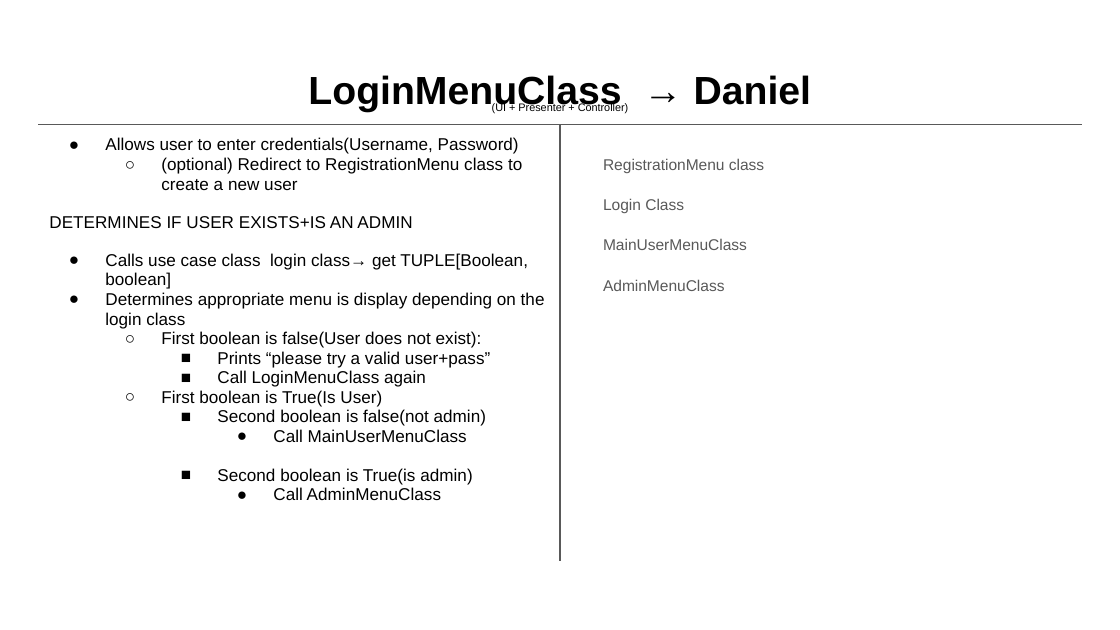
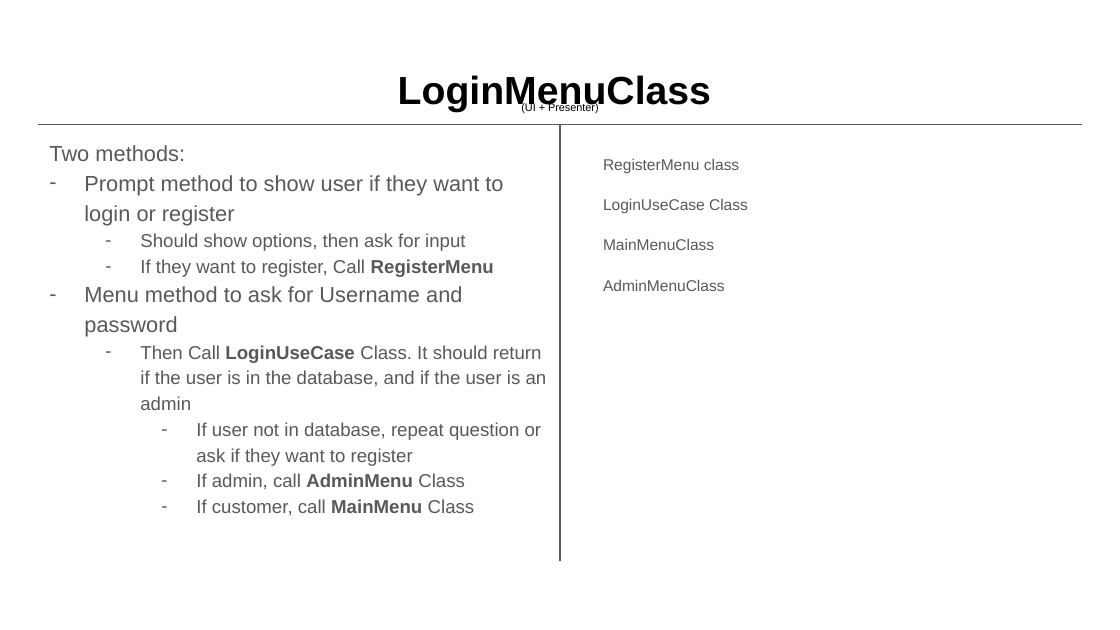
Before and after one commit to hud9925/FlightManager, a slide deck: slide 3 of phase0/CRC Model.pptx. Drawn at 1120x630 pixels with LibreOffice and Linux fonts; fonts in the diff are those of the drawing. Boxes give left, top, right and bottom in pixels: in the first picture for what was removed or moved away, otherwise in the second. Text is boxed around its words. In the diff, an @@ line names an element or a change of style, - is before the commit and + after.

```diff
--- a/phase0/CRC Model.pptx
+++ b/phase0/CRC Model.pptx
@@ title at box(398, 75, 711, 112): text changed @@
-LoginMenuClass → Daniel
+LoginMenuClass
@@ text at box(521, 103, 599, 114): text changed @@
-(UI + Presenter + Controller)
+(UI + Presenter)
@@ text at box(49, 145, 547, 516): text changed; size 11 to 12 pt; text colour #000000 to #595959 @@
-● Allows user to enter credentials(Username, Password)
-  ○ (optional) Redirect to RegistrationMenu class to create a new user
-DETERMINES IF USER EXISTS+IS AN ADMIN
-● Calls use case class login class→ get TUPLE[Boolean, boolean]
-● Determines appropriate menu is display depending on the login class
-  ○ First boolean is false(User does not exist):
-    ■ Prints “please try a valid user+pass”
-    ■ Call LoginMenuClass again
-  ○ First boolean is True(Is User)
-    ■ Second boolean is false(not admin)
-      ● Call MainUserMenuClass
-    ■ Second boolean is True(is admin)
-      ● Call AdminMenuClass
+Two methods:
+– Prompt method to show user if they want to login or register
+  – Should show options, then ask for input
+  – If they want to register, Call RegisterMenu
+– Menu method to ask for Username and password
+  – Then Call LoginUseCase Class. It should return if the user is in the database, and if the user is an admin
+    – If user not in database, repeat question or ask if they want to register
+    – If admin, call AdminMenu Class
+    – If customer, call MainMenu Class
@@ text at box(603, 158, 748, 250): text changed @@
-RegistrationMenu class
-Login Class
-MainUserMenuClass
+RegisterMenu class
+LoginUseCase Class
+MainMenuClass
```
Also in this commit, not shown: 13 other slides changed, 1 slide added.
